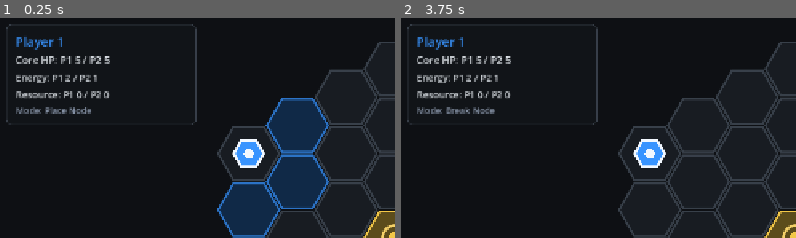
Above: before the commit, frames 1-2 (left to right).
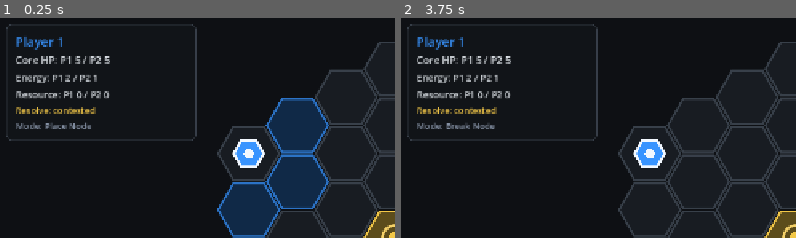
Above: after the commit, the same moments.

Repository: skulhex/hollow-grid
Game: Godot game, scene res://main.tscn
The game is run twice, just before and just after one commit, with the same random seed, the same clock (stepped at 60 frames per second) and the same inputs.
Inputs:
- Up to frame 1 (0.25 s): no input
- Up to frame 2 (3.75 s): click "Restart" at 0.5 s; click "Restart" at 1.25 s; click "Restart" at 2 s; click "Place Node (1E)" at 2.75 s; click "Break Node (2E)" at 3.5 s
The pictures show only the part of the screen within x 0-50%, y 0-50%; the shares and areas given below are measured in that part.

The runs differ from the first frame. In frame 1, 1.3% of the frame differs, in the area x 1-50%, y 40-56%; in frame 2, 1.3%.

Commit message:
Add resolve preview

Diff:
--- a/game/main.tscn
+++ b/game/main.tscn
@@ -27,7 +27,7 @@
 offset_left = 18.0
 offset_top = 18.0
 offset_right = 322.0
-offset_bottom = 154.0
+offset_bottom = 176.0
 mouse_filter = 2
 
 [node name="StatusMargin" type="MarginContainer" parent="HUD/Root/StatusPanel"]
@@ -56,6 +56,10 @@
 [node name="ResourceLabel" type="Label" parent="HUD/Root/StatusPanel/StatusMargin/StatusVBox"]
 layout_mode = 2
 text = "Resource: P1 0 / P2 0"
+
+[node name="ResolveLabel" type="Label" parent="HUD/Root/StatusPanel/StatusMargin/StatusVBox"]
+layout_mode = 2
+text = "Resolve: contested"
 
 [node name="SelectedLabel" type="Label" parent="HUD/Root/StatusPanel/StatusMargin/StatusVBox"]
 layout_mode = 2
--- a/game/scripts/board_view.gd
+++ b/game/scripts/board_view.gd
@@ -48,7 +48,7 @@
 	_draw_background()
 	_draw_cells()
 	_draw_links()
-	_draw_objects()
+	_draw_objects(match_state.resolve_preview())
 
 
 func _draw_background() -> void:
@@ -113,7 +113,7 @@
 			draw_line(_cell_to_screen(cell), _cell_to_screen(neighbor), color, 5.0, true)
 
 
-func _draw_objects() -> void:
+func _draw_objects(resolve_preview: Dictionary) -> void:
 	for cell in grid.cells:
 		var object := match_state.get_object(cell)
 		if object.is_empty():
@@ -127,6 +127,11 @@
 		if object["type"] == MatchState.OBJECT_CORE:
 			_draw_hex(center, 24.0, color, Color(0.95, 0.97, 1.0), 3.0)
 			draw_circle(center, 8.0, Color(0.95, 0.97, 1.0))
+
+			if _is_threatened_core(object_owner, resolve_preview):
+				var warning_color := Color(1.0, 0.72, 0.24)
+				draw_arc(center, 31.0, deg_to_rad(-35.0), deg_to_rad(215.0), 48, warning_color, 4.0, true)
+				draw_arc(center, 35.0, deg_to_rad(145.0), deg_to_rad(395.0), 48, warning_color.darkened(0.12), 2.0, true)
 		else:
 			if is_disabled:
 				color = Color(0.22, 0.235, 0.255)
@@ -143,6 +148,10 @@
 			else:
 				draw_circle(center, 8.0, Color(0.95, 0.97, 1.0, 0.78 if object.get("active", false) else 0.35))
 
+			if _is_threat_node(cell, resolve_preview):
+				var threat_color := GameDefs.player_color(object_owner).lightened(0.28)
+				draw_arc(center, 24.0, 0.0, TAU, 48, threat_color, 3.0, true)
+
 		if match_state.can_target_action(selected_action_type, cell):
 			draw_arc(center, 25.0, 0.0, TAU, 48, _target_color().lightened(0.18), 3.0, true)
 
@@ -182,3 +191,13 @@
 		return Color(0.95, 0.78, 0.28)
 
 	return GameDefs.player_color(control_owner)
+
+
+func _is_threatened_core(owner_player: String, resolve_preview: Dictionary) -> bool:
+	var threatened_cores: Array = resolve_preview.get("threatened_cores", [])
+	return threatened_cores.has(owner_player)
+
+
+func _is_threat_node(cell: Vector2i, resolve_preview: Dictionary) -> bool:
+	var threat_nodes: Array = resolve_preview.get("threat_nodes", [])
+	return threat_nodes.has(cell)
--- a/game/scripts/hud.gd
+++ b/game/scripts/hud.gd
@@ -12,6 +12,7 @@
 @onready var core_hp_label: Label = $Root/StatusPanel/StatusMargin/StatusVBox/CoreHpLabel
 @onready var energy_label: Label = $Root/StatusPanel/StatusMargin/StatusVBox/EnergyLabel
 @onready var resource_label: Label = $Root/StatusPanel/StatusMargin/StatusVBox/ResourceLabel
+@onready var resolve_label: Label = $Root/StatusPanel/StatusMargin/StatusVBox/ResolveLabel
 @onready var selected_label: Label = $Root/StatusPanel/StatusMargin/StatusVBox/SelectedLabel
 @onready var command_title: Label = $Root/CommandPanel/CommandMargin/CommandVBox/CommandTitle
 @onready var history_title: Label = $Root/HistoryPanel/HistoryMargin/HistoryVBox/HistoryTitle
@@ -67,6 +68,7 @@
 		match_state.resources[GameDefs.PLAYER_ONE],
 		match_state.resources[GameDefs.PLAYER_TWO],
 	]
+	resolve_label.text = match_state.resolve_preview_message()
 	selected_label.text = "Mode: %s" % _action_label(selected_action_type)
 	status_label.text = match_state.status_message
 
@@ -91,6 +93,7 @@
 	core_hp_label.add_theme_font_size_override("font_size", 16)
 	energy_label.add_theme_font_size_override("font_size", 15)
 	resource_label.add_theme_font_size_override("font_size", 15)
+	resolve_label.add_theme_font_size_override("font_size", 14)
 	selected_label.add_theme_font_size_override("font_size", 14)
 	command_title.add_theme_font_size_override("font_size", 13)
 	history_title.add_theme_font_size_override("font_size", 13)
@@ -99,6 +102,7 @@
 	core_hp_label.add_theme_color_override("font_color", Color(0.88, 0.9, 0.92))
 	energy_label.add_theme_color_override("font_color", Color(0.88, 0.9, 0.92))
 	resource_label.add_theme_color_override("font_color", Color(0.88, 0.9, 0.92))
+	resolve_label.add_theme_color_override("font_color", Color(0.95, 0.78, 0.28))
 	selected_label.add_theme_color_override("font_color", Color(0.55, 0.6, 0.68))
 	command_title.add_theme_color_override("font_color", Color(0.55, 0.6, 0.68))
 	history_title.add_theme_color_override("font_color", Color(0.55, 0.6, 0.68))
--- a/game/scripts/match_state.gd
+++ b/game/scripts/match_state.gd
@@ -266,6 +266,48 @@
 	return influence
 
 
+func resolve_preview() -> Dictionary:
+	var owner := control_point_owner(CONTROL_POINT)
+	var resource_awarded := 0
+
+	if not owner.is_empty():
+		resource_awarded = CONTROL_POINT_RESOURCE_GAIN
+
+	var core_preview := _core_damage_preview()
+
+	return {
+		"resource_player": owner,
+		"resource_awarded": resource_awarded,
+		"core_damage": core_preview["core_damage"],
+		"threatened_cores": core_preview["threatened_cores"],
+		"threat_nodes": core_preview["threat_nodes"],
+	}
+
+
+func resolve_preview_message() -> String:
+	var preview := resolve_preview()
+	var messages: Array[String] = []
+	var resource_player: String = preview.get("resource_player", "")
+
+	if resource_player.is_empty():
+		messages.append("contested")
+	else:
+		messages.append("%s +%dR" % [
+			_short_player_label(resource_player),
+			int(preview.get("resource_awarded", 0)),
+		])
+
+	var core_damage: Dictionary = preview.get("core_damage", {})
+
+	for player in [GameDefs.PLAYER_ONE, GameDefs.PLAYER_TWO]:
+		var damage_amount := int(core_damage.get(player, 0))
+
+		if damage_amount > 0:
+			messages.append("%s Core -%dHP" % [_short_player_label(player), damage_amount])
+
+	return "Resolve: %s" % ", ".join(messages)
+
+
 func contains_cell(cell: Vector2i) -> bool:
 	return abs(cell.x) <= board_radius and abs(cell.y) <= board_radius and abs(cell.x + cell.y) <= board_radius
 
@@ -437,33 +479,54 @@
 
 
 func _apply_core_damage() -> Dictionary:
+	var damage: Dictionary = _core_damage_preview()["core_damage"]
+
+	for player in damage.keys():
+		var damage_amount: int = damage[player]
+
+		if damage_amount <= 0:
+			continue
+
+		core_hp[player] = maxi(0, int(core_hp[player]) - damage_amount)
+
+	return damage
+
+
+func _core_damage_preview() -> Dictionary:
 	var damage := {
 		GameDefs.PLAYER_ONE: 0,
 		GameDefs.PLAYER_TWO: 0,
 	}
-
-	if _player_threatens_core(GameDefs.PLAYER_TWO, GameDefs.PLAYER_ONE):
-		damage[GameDefs.PLAYER_ONE] = CORE_DAMAGE_PER_RESOLVE
-
-	if _player_threatens_core(GameDefs.PLAYER_ONE, GameDefs.PLAYER_TWO):
-		damage[GameDefs.PLAYER_TWO] = CORE_DAMAGE_PER_RESOLVE
-
-	for player in damage.keys():
-		var damage_amount: int = damage[player]
-
-		if damage_amount <= 0:
-			continue
-
-		core_hp[player] = maxi(0, int(core_hp[player]) - damage_amount)
-
-	return damage
-
-
-func _player_threatens_core(attacker: String, defender: String) -> bool:
+	var threatened_cores: Array[String] = []
+	var threat_nodes: Array[Vector2i] = []
+
+	for defender in [GameDefs.PLAYER_ONE, GameDefs.PLAYER_TWO]:
+		var attacker := GameDefs.other_player(defender)
+		var defender_threat_nodes := _core_threat_nodes(attacker, defender)
+
+		if defender_threat_nodes.is_empty():
+			continue
+
+		damage[defender] = CORE_DAMAGE_PER_RESOLVE
+		threatened_cores.append(defender)
+
+		for cell in defender_threat_nodes:
+			if not threat_nodes.has(cell):
+				threat_nodes.append(cell)
+
+	return {
+		"core_damage": damage,
+		"threatened_cores": threatened_cores,
+		"threat_nodes": threat_nodes,
+	}
+
+
+func _core_threat_nodes(attacker: String, defender: String) -> Array[Vector2i]:
+	var threat_nodes: Array[Vector2i] = []
 	var defender_core_cell := _core_cell(defender)
 
 	if not contains_cell(defender_core_cell):
-		return false
+		return threat_nodes
 
 	for direction in HexGrid.DIRECTIONS:
 		var object := get_object(defender_core_cell + direction)
@@ -481,9 +544,9 @@
 			continue
 
 		if object.get("active", false):
-			return true
-
-	return false
+			threat_nodes.append(object["cell"])
+
+	return threat_nodes
 
 
 func _core_cell(owner: String) -> Vector2i:
@@ -547,6 +610,16 @@
 		return GameDefs.PLAYER_ONE
 
 	return ""
+
+
+func _short_player_label(player: String) -> String:
+	if player == GameDefs.PLAYER_ONE:
+		return "P1"
+
+	if player == GameDefs.PLAYER_TWO:
+		return "P2"
+
+	return player
 
 
 func _update_active_nodes() -> void:
